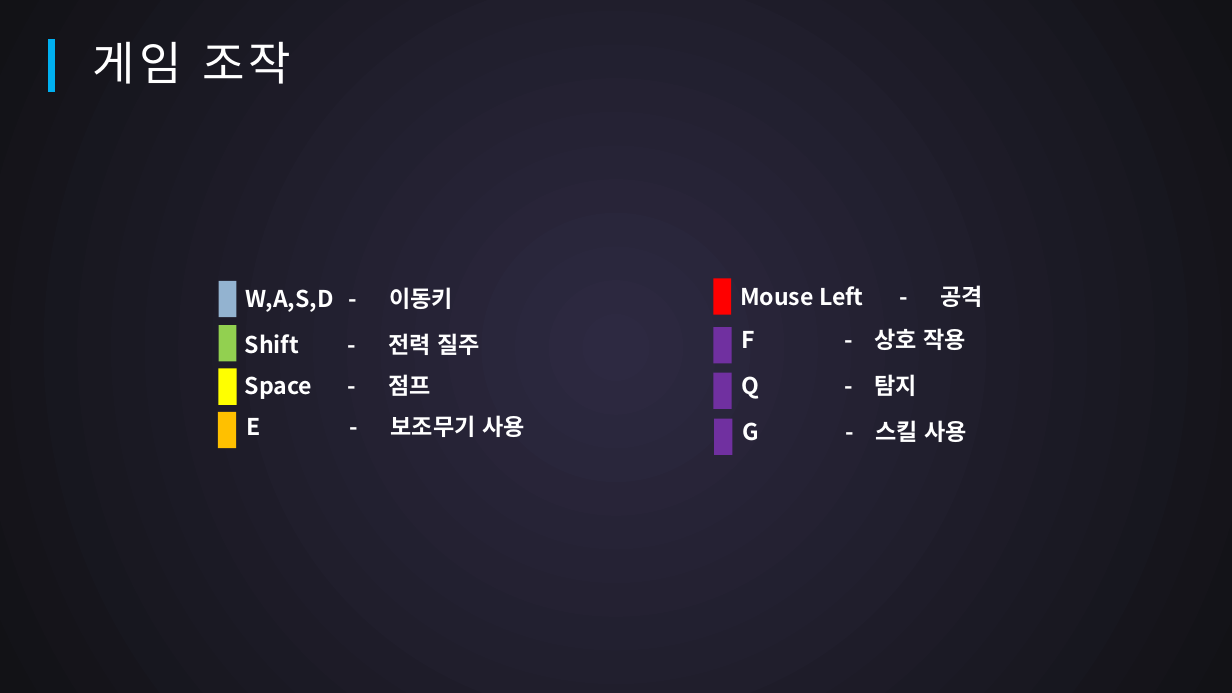
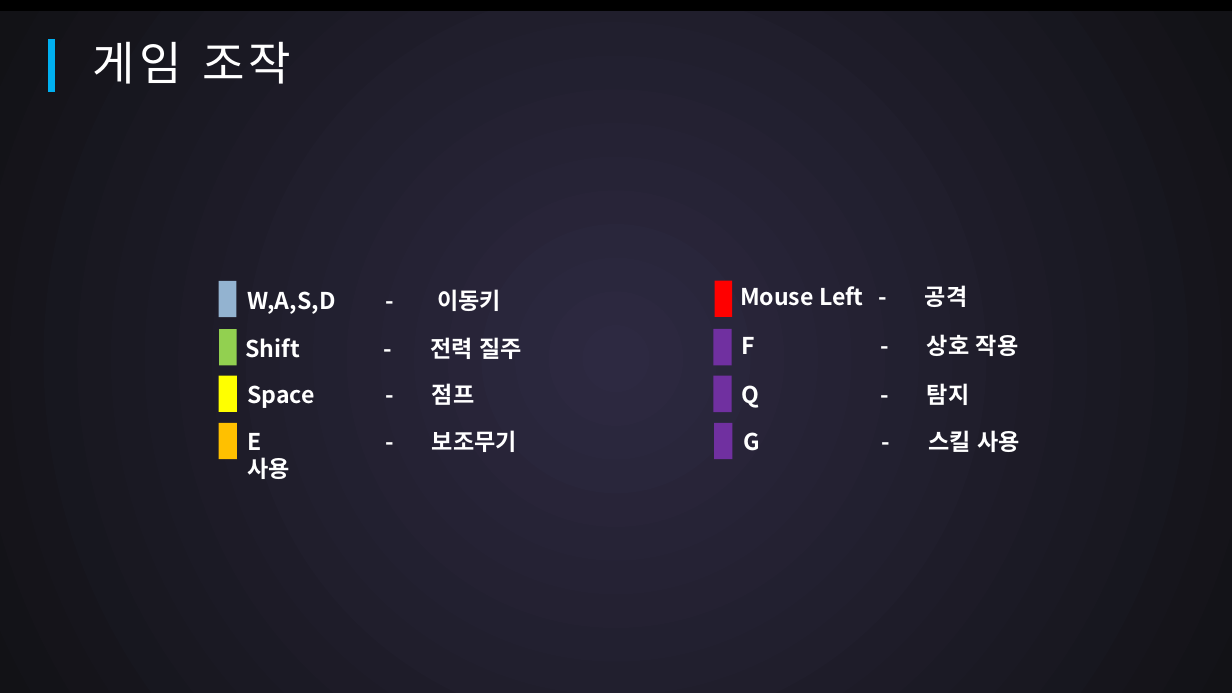
Before and after one commit to SuperTaeJun/GraduationWork, a slide deck: slide 5 of 작업일지 && 졸작자료/중간평가.pptx. Drawn at 1232x693 pixels with LibreOffice and Linux fonts; fonts in the diff are those of the drawing. Boxes give left, top, right and bottom in pixels: in the first picture for what was removed or moved away, otherwise in the second. Text is boxed around its words. In the diff, an @@ line names an element or a change of style, - is before the commit and + after.

```diff
--- a/작업일지 && 졸작자료/중간평가.pptx
+++ b/작업일지 && 졸작자료/중간평가.pptx
@@ text "W,A,S,D - 이동키" rewrapped from (x1=245, y1=287, x2=453, y2=312) to (x1=247, y1=289, x2=501, y2=314) @@
@@ text "Mouse Left - 공격" rewrapped from (x1=740, y1=285, x2=984, y2=307) to (x1=740, y1=285, x2=968, y2=307) @@
@@ text "F - 상호 작용" rewrapped from (x1=742, y1=328, x2=966, y2=350) to (x1=742, y1=334, x2=1019, y2=356) @@
@@ 4 rectangles, 1 text moved together from (x1=218, y1=325, x2=733, y2=455) to (x1=219, y1=329, x2=733, y2=459) @@
@@ 2 texts, 2 rectangles moved together from (x1=0, y1=0, x2=1232, y2=693) to (x1=0, y1=11, x2=1232, y2=693) @@
@@ text "E - 보조무기 사용" rewrapped from (x1=247, y1=415, x2=525, y2=437) to (x1=247, y1=430, x2=517, y2=452) @@
@@ text "G - 스킬 사용" rewrapped from (x1=743, y1=420, x2=967, y2=442) to (x1=743, y1=430, x2=1020, y2=452) @@
```
Also in this commit, not shown: 12 other slides changed.
